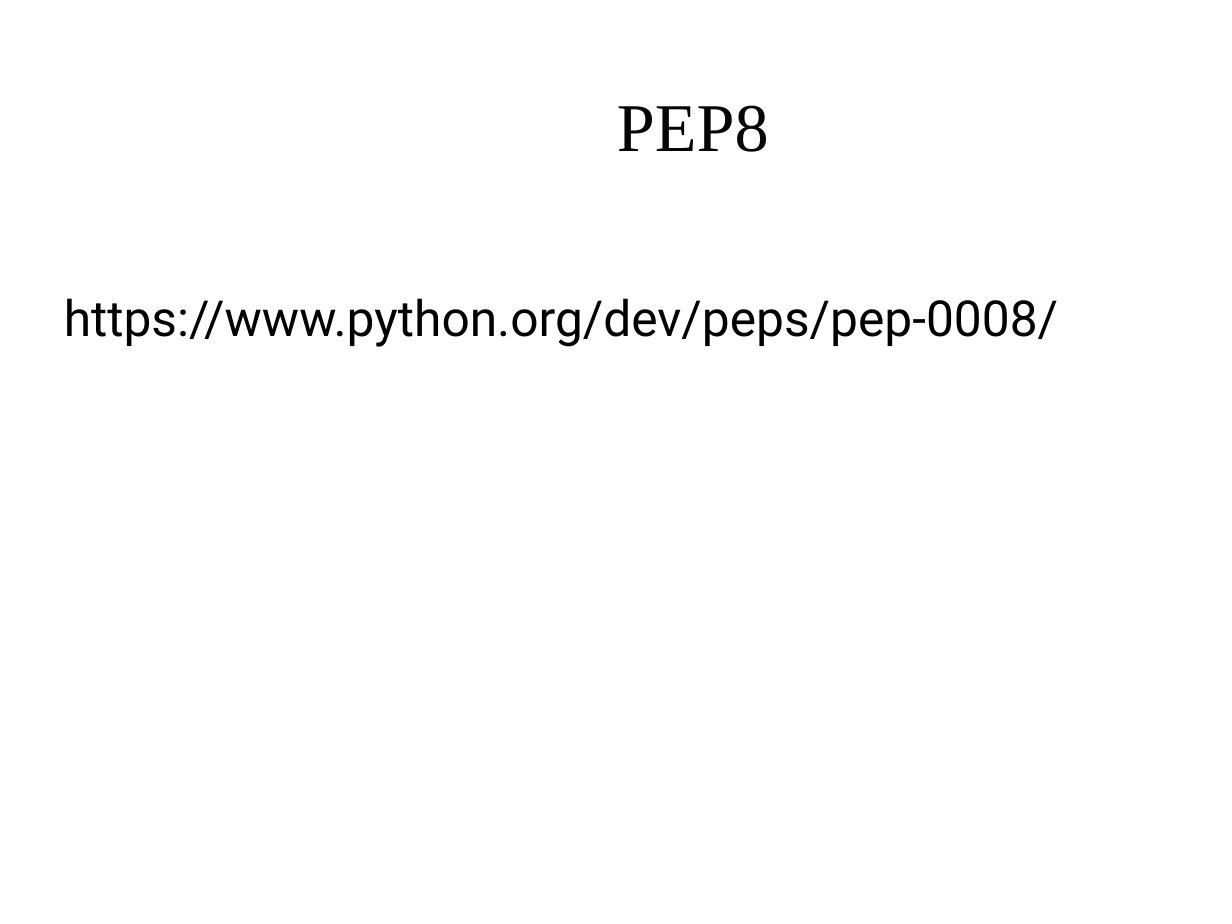
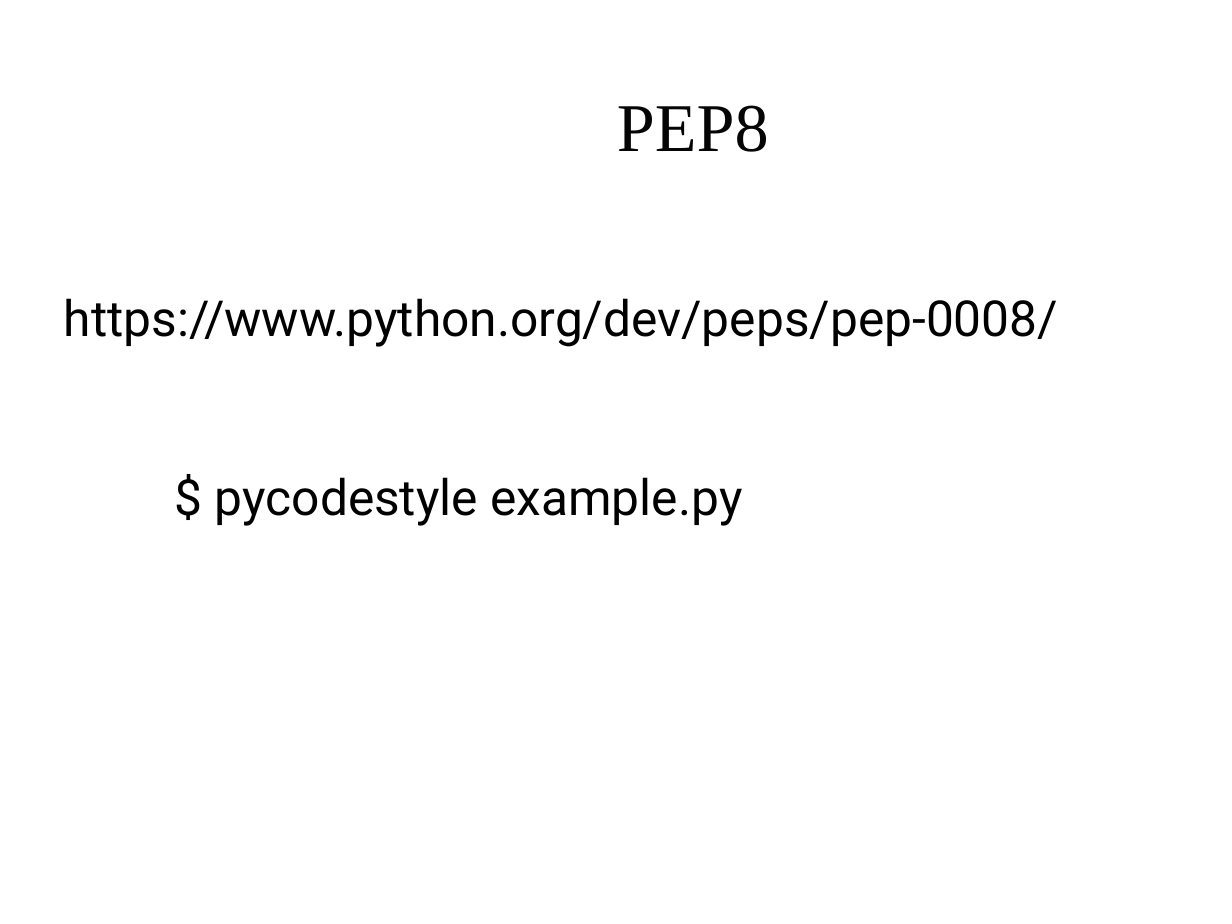
Before and after one commit to davidam/python-examples, a slide deck: slide 8 of slides/python-course-2021.odp. Drawn at 1232x924 pixels with LibreOffice and Linux fonts; fonts in the diff are those of the drawing; background and template pictures are left out. Boxes give left, top, right and bottom in pixels: in the first picture for what was removed or moved away, otherwise in the second. Text is boxed around its words. In the diff, an @@ line names an element or a change of style, - is before the commit and + after.

```diff
--- a/slides/python-course-2021.odp
+++ b/slides/python-course-2021.odp
@@ text at (x1=215, y1=477, x2=742, y2=526): paragraph added @@
+$ pycodestyle example.py
```
Also in this commit, not shown: 1 other file.
